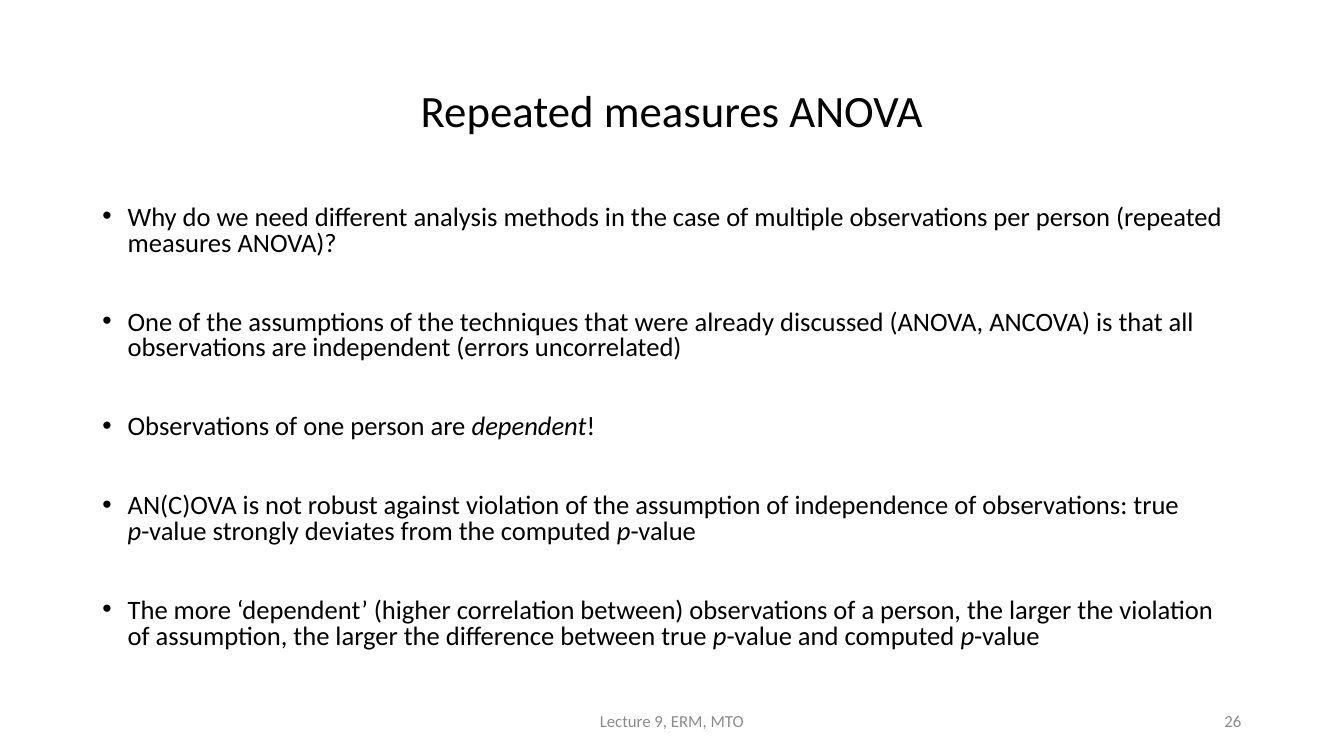
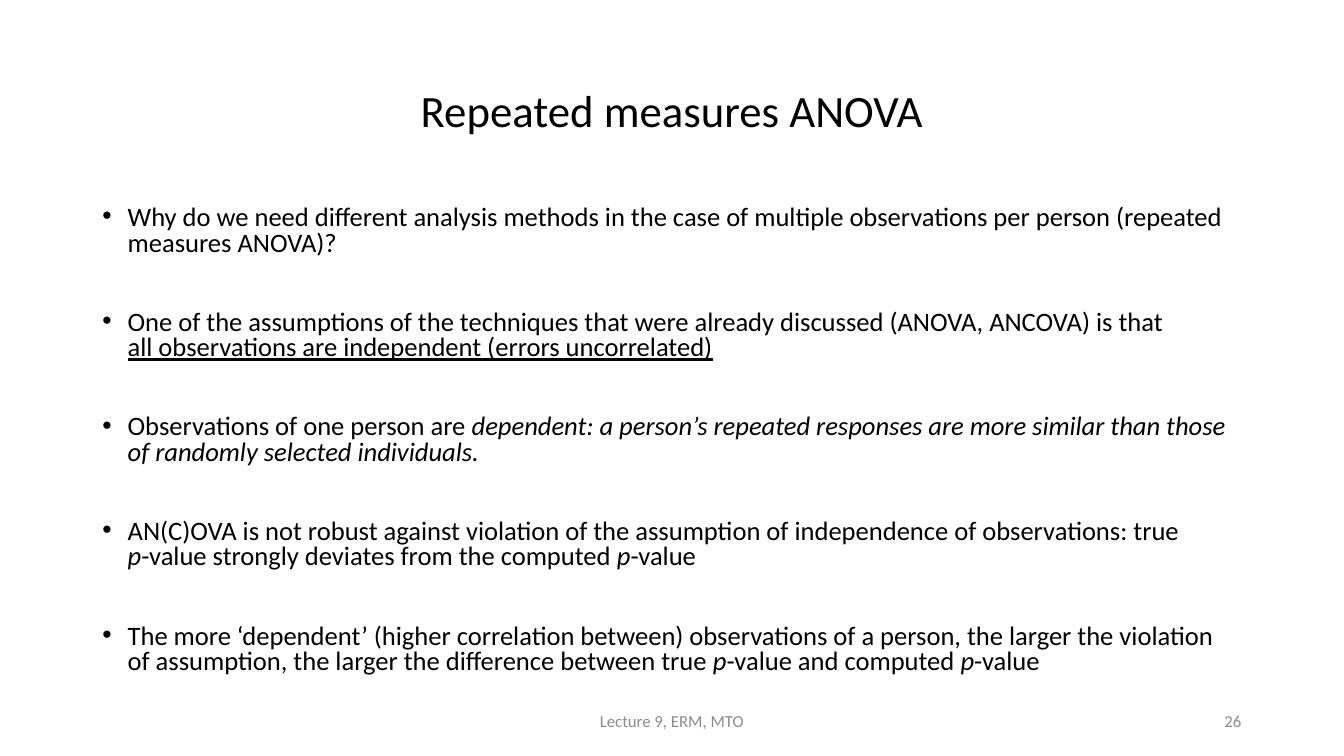
Before and after one commit to cjvanlissa/erm, a slide deck: slide 26 of HC09/HC9_EN.pptx. Drawn at 1344x756 pixels with LibreOffice and Linux fonts; fonts in the diff are those of the drawing. Boxes give left, top, right and bottom in pixels: in the first picture for what was removed or moved away, otherwise in the second. Text is boxed around its words. In the diff, an @@ line names an element or a change of style, - is before the commit and + after.

```diff
--- a/HC09/HC9_EN.pptx
+++ b/HC09/HC9_EN.pptx
@@ text at [128, 311, 1163, 361]: underline on in "all observations are independent (errors uncorrelated)" @@
@@ text at [128, 416, 1225, 466]: text changed; italic on @@
-• Observations of one person are dependent!
+• Observations of one person are dependent: a person’s repeated responses are more similar than those of randomly selected individuals.
```
Also in this commit, not shown: 5 other slides changed, 1 other file.
